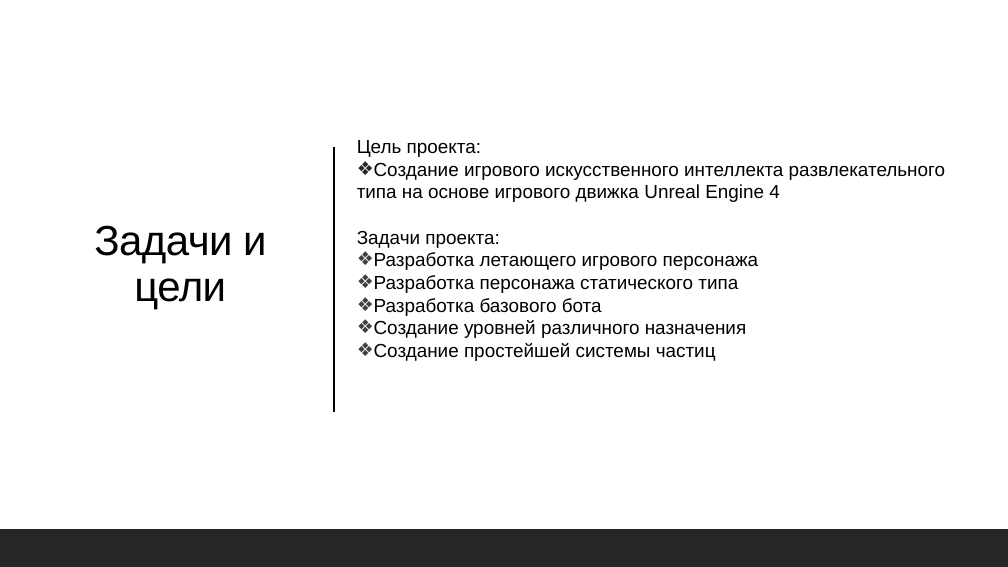
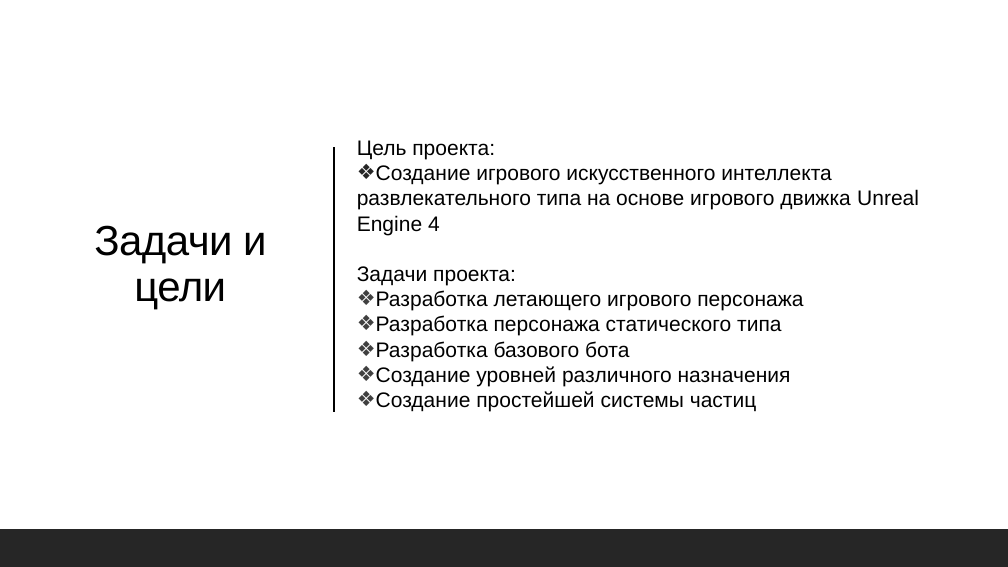
Before and after one commit to Kojom/DiplomaReport, a slide deck: slide 2 of My_own/Презентация.pptx. Drawn at 1008x567 pixels with LibreOffice and Linux fonts; fonts in the diff are those of the drawing. Boxes give left, top, right and bottom in pixels: in the first picture for what was removed or moved away, otherwise in the second. Text is boxed around its words. In the diff, an @@ line names an element or a change of style, - is before the commit and + after.

```diff
--- a/My_own/Презентация.pptx
+++ b/My_own/Презентация.pptx
@@ text "Цель проекта:" at (x1=357, y1=140, x2=919, y2=412): size 18 to 20 pt @@
```
Also in this commit, not shown: 2 other slides changed, 28 other files.
